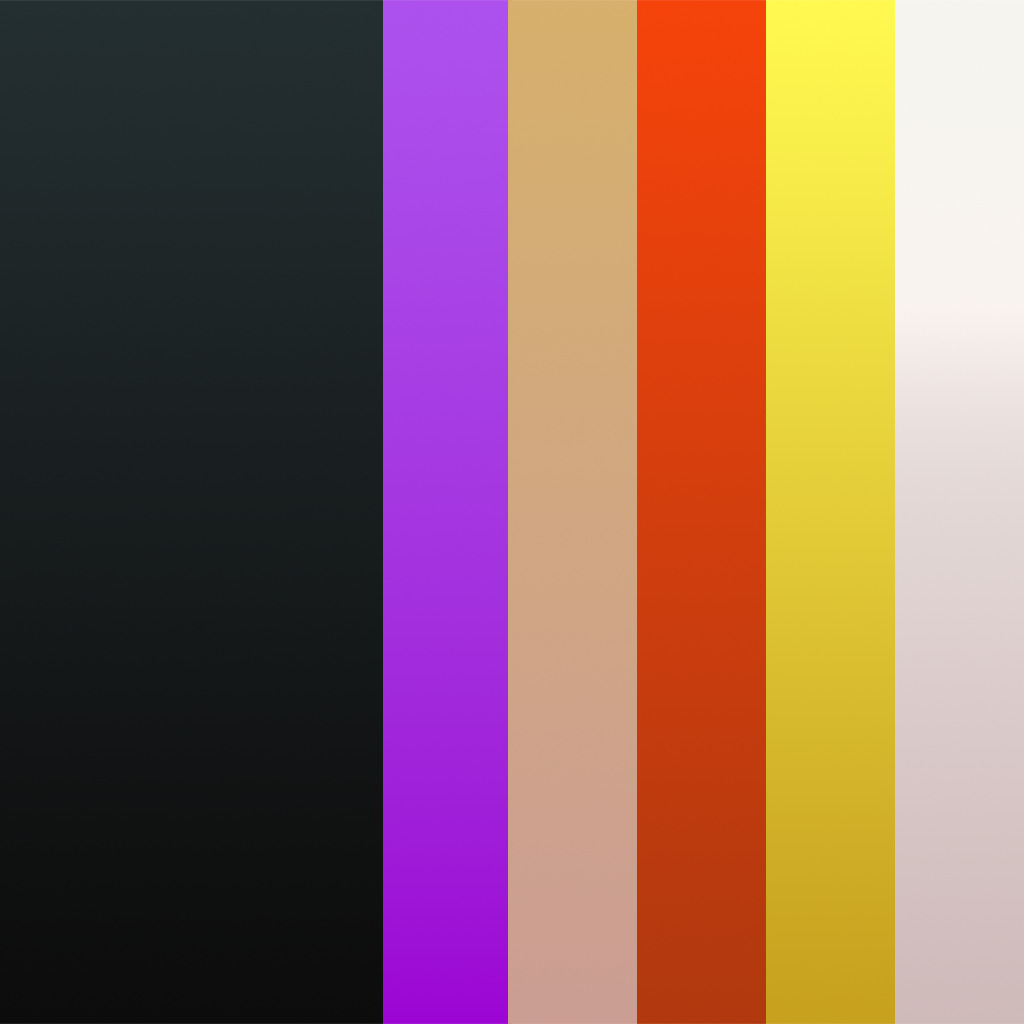
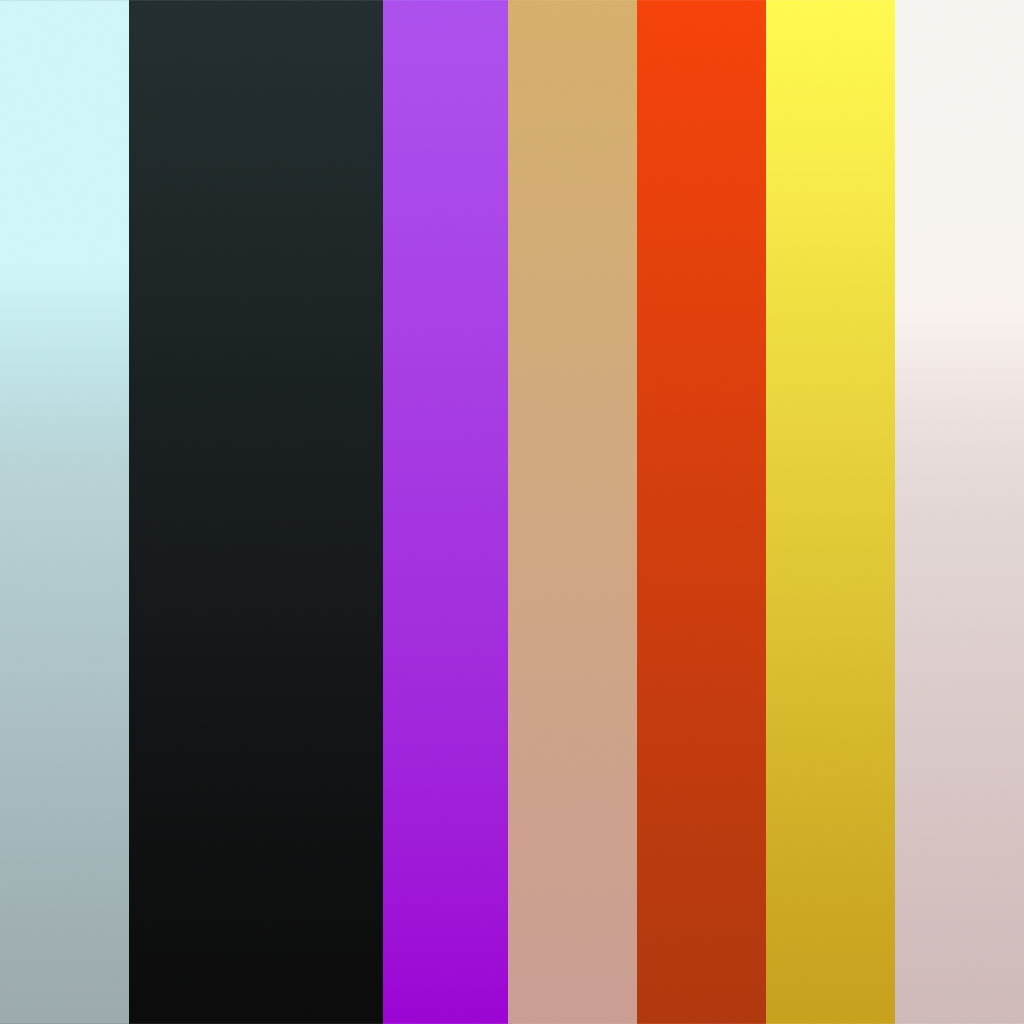
The second 1024x1024 image is a revision of the first. Changes to its layers:
added layer "Gradient Fill 2 copy 6" above "Gradient Fill 2 copy 5" over [0, 0, 129, 1024]
